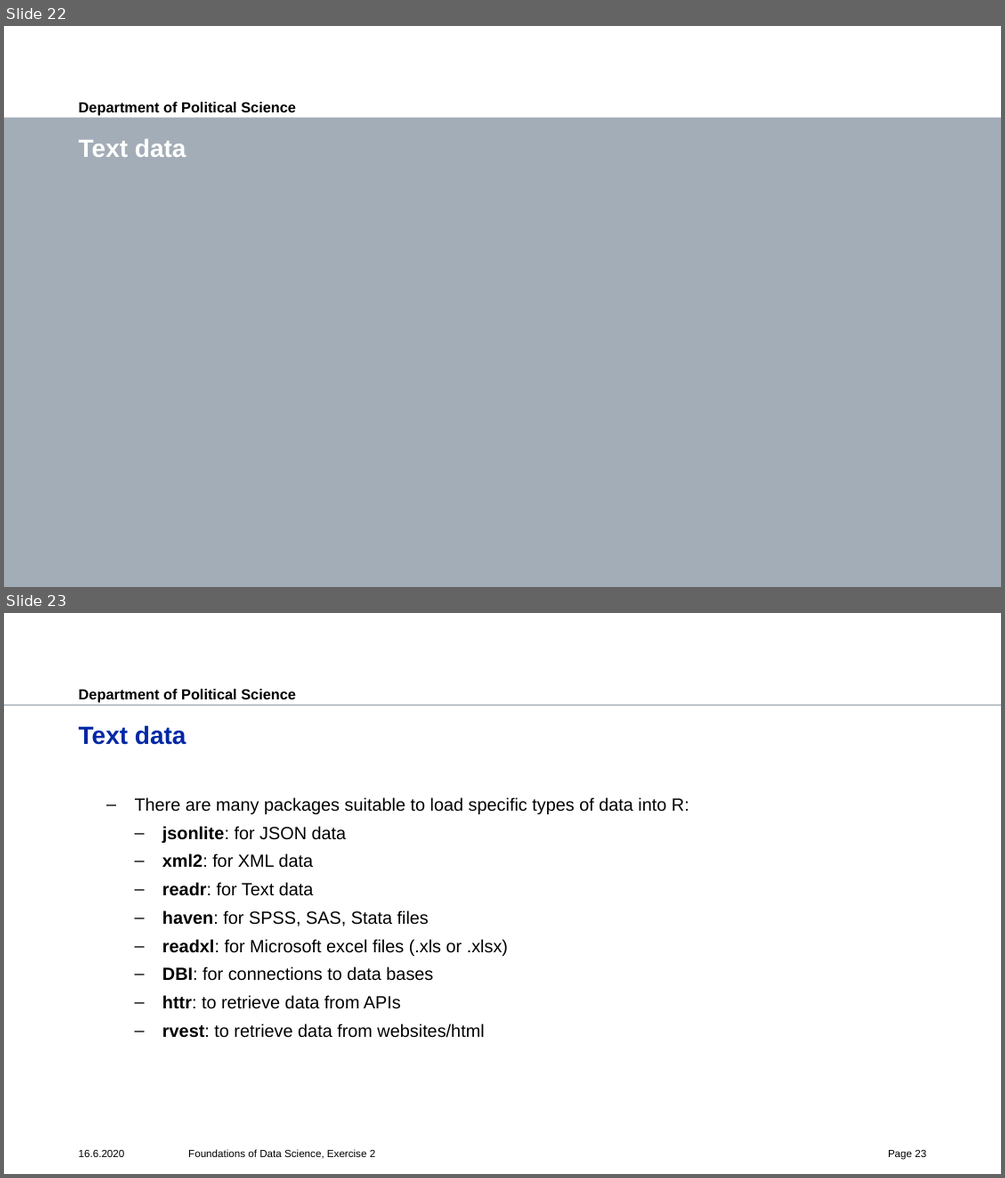
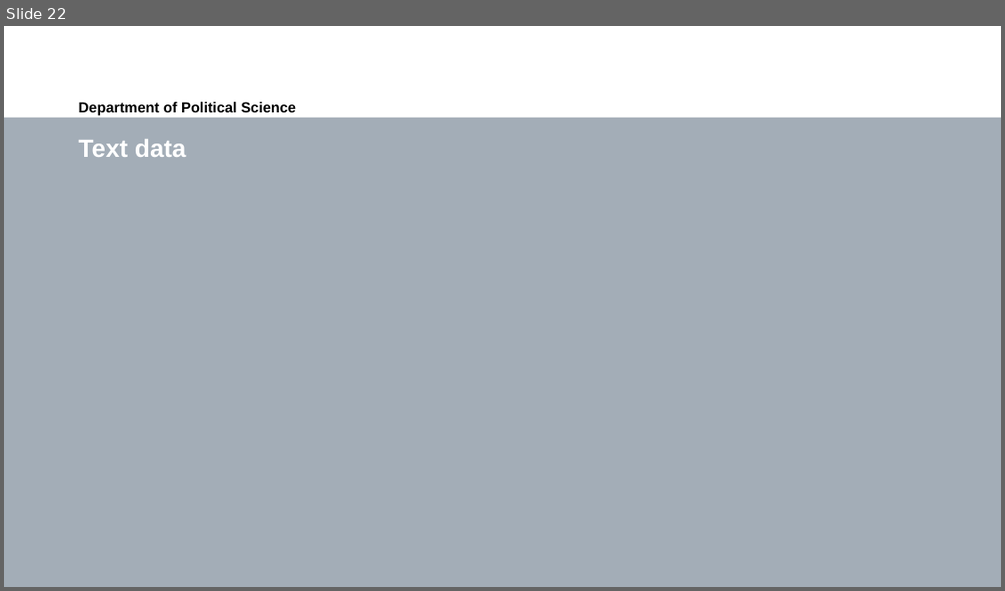
Before and after one commit to polianchykova/fds-2020-exercise, a slide deck: ex2/ex2.pptx. Shown one above the other, each under a label of ours: slides 22 and 23 before the commit, slide 22 after it. The pictures are 1005x1178 and 1005x591 pixels, drawn with LibreOffice and Linux fonts; fonts in the diff are those of the drawing; background and template pictures are left out. Boxes give left, top, right and bottom in pixels: in the first picture for what was removed or moved away, otherwise in the second. Text is boxed around its words. In the diff, an @@ line names an element or a change of style, - is before the commit and + after.

Commit message:
Added a chapter on text analysis

```diff
--- a/ex2/ex2.pptx
+++ b/ex2/ex2.pptx
@@ slide 23 removed at (4,613,1001,1174), background #FFFFFF; not listed: 2 template elements that a slide beside it also shows @@
@@ title removed at (79,725,186,745) @@
-Text data
@@ text removed at (135,797,689,1038) @@
-  – There are many packages suitable to load specific types of data into R:
-    – jsonlite: for JSON data
-    – xml2: for XML data
-    – readr: for Text data
-    – haven: for SPSS, SAS, Stata files
-    – readxl: for Microsoft excel files (.xls or .xlsx)
-    – DBI: for connections to data bases
-    – httr: to retrieve data from APIs
-    – rvest: to retrieve data from websites/html
@@ text removed at (79,1150,125,1157) @@
-16.6.2020
@@ text removed at (188,1149,375,1159) @@
-Foundations of Data Science, Exercise 2
@@ page number removed at (888,1150,926,1159) @@
-Page 23
```
Also in this commit, not shown: 2 slides changed, 1 other file.
